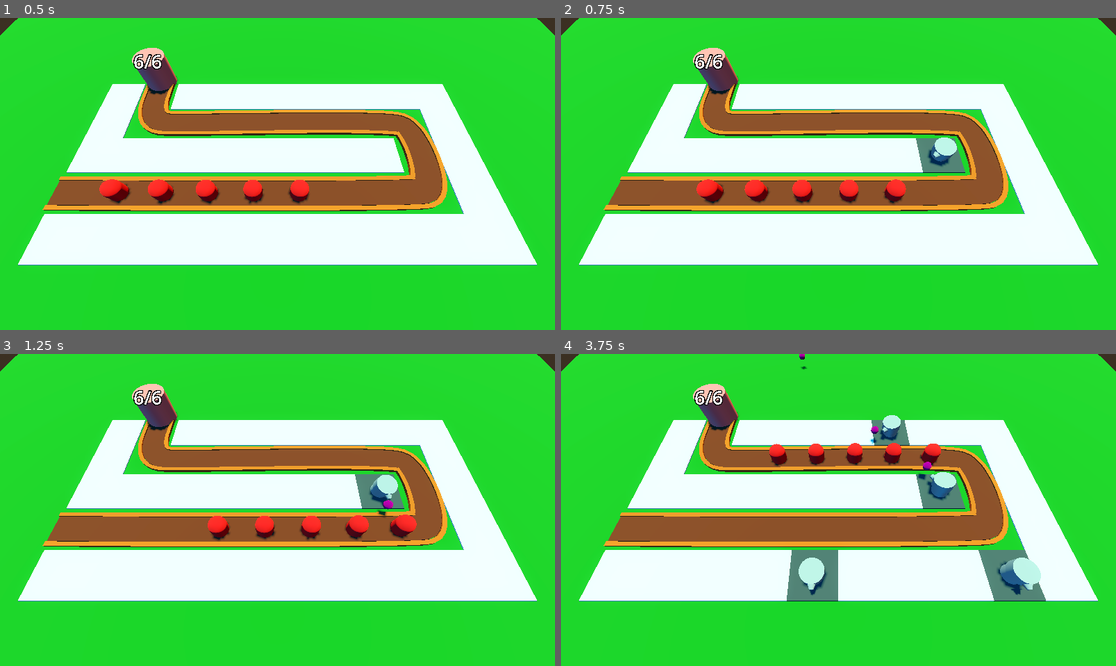
Above: before the commit, frames 1-4 (two rows, left to right).
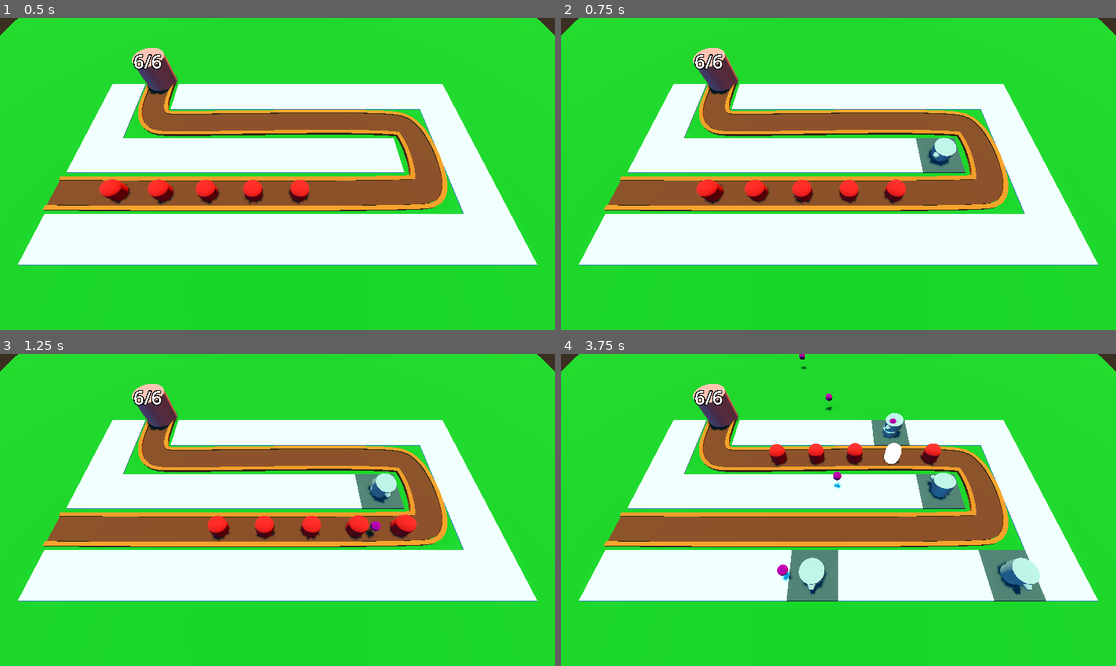
Above: after the commit, the same moments.

Repository: SirBarbecuedWaffle/barbarianBlaster
Game: Godot game, scene res://world/node_3d.tscn
Same seed, same stepped clock (60 frames per second), same inputs: the game is played once before the commit and once after it.
Inputs (mouse positions are in pixels of both pictures, inside the frame that each line leads up to):
- Up to frame 1 (0.5 s): no input
- Up to frame 2 (0.75 s): move the mouse to (960, 158) at 0.52 s; click (960, 158) at 0.6 s
- Up to frame 3 (1.25 s): no input
- Up to frame 4 (3.75 s): move the mouse to (727, 525) at 1.27 s; click (727, 525) at 1.35 s; move the mouse to (894, 441) at 2.02 s; click (894, 441) at 2.1 s; move the mouse to (810, 572) at 2.77 s; click (810, 572) at 2.85 s; move the mouse to (1005, 556) at 3.52 s; click (1005, 556) at 3.6 s

Frame 1 is identical in both runs. In frame 2, less than 0.1% of the frame differs, in the area x 66-72%, y 38-46%; in frame 3, 0.3%; in frame 4, 0.7%, in the area x 38-87%, y 12-78%.

Commit message:
enemy hurt animation and turret fire animation

Diff:
--- a/barbarian-blaster/enemy/enemy.gd
+++ b/barbarian-blaster/enemy/enemy.gd
@@ -2,8 +2,11 @@
 class_name Enemy
 ##speed in m/s for the enemy
 @export var speed:=1.0
-var health:int:
+@onready var animation_player: AnimationPlayer = $AnimationPlayer
+var health:int = 50:
 	set(new_health):
+		if health>new_health:
+			animation_player.play("hurt")
 		health=new_health
 		if health<1:
 			queue_free()
@@ -11,7 +14,7 @@
 @onready var base : Base = get_tree().get_first_node_in_group("base")
 # Called when the node enters the scene tree for the first time.
 func _ready() -> void:
-	health=max_health
+	pass
 
 
 # Called every frame. 'delta' is the elapsed time since the previous frame.
--- a/barbarian-blaster/enemy/enemy.tscn
+++ b/barbarian-blaster/enemy/enemy.tscn
@@ -10,9 +10,51 @@
 radius = 1.0
 height = 3.0
 
+[sub_resource type="StandardMaterial3D" id="StandardMaterial3D_ofsxj"]
+no_depth_test = true
+shading_mode = 0
+
 [sub_resource type="CapsuleShape3D" id="CapsuleShape3D_2mvqj"]
 radius = 1.0063477
 height = 3.0220337
+
+[sub_resource type="Animation" id="Animation_2mvqj"]
+resource_name = "hurt"
+length = 0.1
+step = 0.01
+tracks/0/type = "value"
+tracks/0/imported = false
+tracks/0/enabled = true
+tracks/0/path = NodePath("hurtHighlight:visible")
+tracks/0/interp = 1
+tracks/0/loop_wrap = true
+tracks/0/keys = {
+"times": PackedFloat32Array(0, 0.10000001),
+"transitions": PackedFloat32Array(1, 1),
+"update": 1,
+"values": [true, false]
+}
+
+[sub_resource type="Animation" id="Animation_ppra6"]
+length = 0.001
+tracks/0/type = "value"
+tracks/0/imported = false
+tracks/0/enabled = true
+tracks/0/path = NodePath("hurtHighlight:visible")
+tracks/0/interp = 1
+tracks/0/loop_wrap = true
+tracks/0/keys = {
+"times": PackedFloat32Array(0),
+"transitions": PackedFloat32Array(1),
+"update": 1,
+"values": [false]
+}
+
+[sub_resource type="AnimationLibrary" id="AnimationLibrary_ofsxj"]
+_data = {
+&"RESET": SubResource("Animation_ppra6"),
+&"hurt": SubResource("Animation_2mvqj")
+}
 
 [node name="enemy" type="PathFollow3D"]
 transform = Transform3D(-0.011944411, 1.419912e-06, -0.99992865, -5.684342e-14, 1, 1.4200133e-06, 0.99992865, 1.696128e-08, -0.011944411, 0, 0, 0)
@@ -22,8 +64,19 @@
 transform = Transform3D(1, 0, 0, 3.5527137e-15, 1, -2.5673907e-15, 0, -2.5673907e-15, 1, -1.1776975e-13, 1.962715, 2.7870813e-06)
 mesh = SubResource("CapsuleMesh_dn5bg")
 
+[node name="hurtHighlight" type="MeshInstance3D" parent="."]
+transform = Transform3D(1, 0, 0, 3.5527137e-15, 1, -2.5673907e-15, 0, -2.5673907e-15, 1, -1.1776975e-13, 1.962715, 2.7870813e-06)
+visible = false
+mesh = SubResource("CapsuleMesh_dn5bg")
+surface_material_override/0 = SubResource("StandardMaterial3D_ofsxj")
+
 [node name="enemyArea3D" type="Area3D" parent="." groups=["enemy_area"]]
 
 [node name="CollisionShape3D" type="CollisionShape3D" parent="enemyArea3D"]
 transform = Transform3D(1, 0, 0, 3.3217873e-13, 1, -2.5673907e-15, 0, -2.5673907e-15, 1, -1.1568524e-13, 1.960763, 2.576345e-06)
 shape = SubResource("CapsuleShape3D_2mvqj")
+
+[node name="AnimationPlayer" type="AnimationPlayer" parent="."]
+libraries = {
+&"": SubResource("AnimationLibrary_ofsxj")
+}
--- a/barbarian-blaster/projectile/projectile.gd
+++ b/barbarian-blaster/projectile/projectile.gd
@@ -1,5 +1,5 @@
 extends Area3D
-@export var speed :=30.0
+@export var speed :=50.0
 var direction=Vector3.FORWARD
 func _physics_process(delta: float) -> void:
 	direction.y=0
--- a/barbarian-blaster/projectile/projectile.tscn
+++ b/barbarian-blaster/projectile/projectile.tscn
@@ -15,6 +15,7 @@
 [node name="Projectile" type="Area3D"]
 top_level = true
 script = ExtResource("1_6aa83")
+speed = 30.0
 
 [node name="MeshInstance3D" type="MeshInstance3D" parent="."]
 mesh = SubResource("SphereMesh_6aa83")
--- a/barbarian-blaster/turret/turret.gd
+++ b/barbarian-blaster/turret/turret.gd
@@ -3,13 +3,18 @@
 @export var enemyPath : Path3D
 var target : Node3D
 @export var range:=10.0
+@onready var animation_player: AnimationPlayer = $AnimationPlayer
+@onready var turret_base: MeshInstance3D = $turretBase
 
 func _physics_process(delta: float) -> void:
 	target=find_best_target()
 	if target is Enemy:
 		look_at(target.global_position,Vector3.UP,true)
+	turret_base.rotation.z=0
+	turret_base.rotation.x=0
 func _on_timer_timeout() -> void:
 	if target!=null:
+		animation_player.play("fire")
 		var shotproj=proj.instantiate()
 		add_child(shotproj)
 		shotproj.global_position=global_position
--- a/barbarian-blaster/turret/turret.tscn
+++ b/barbarian-blaster/turret/turret.tscn
@@ -1,9 +1,9 @@
-[gd_scene load_steps=5 format=3 uid="uid://cr6t7alfx8jhy"]
+[gd_scene load_steps=8 format=3 uid="uid://cr6t7alfx8jhy"]
 
 [ext_resource type="Script" uid="uid://ktiefksict5w" path="res://turret/turret.gd" id="1_vfthy"]
 
 [sub_resource type="CylinderMesh" id="CylinderMesh_pweg5"]
-height = 1.0
+height = 0.5
 
 [sub_resource type="CylinderMesh" id="CylinderMesh_vfthy"]
 top_radius = 0.6
@@ -15,15 +15,52 @@
 bottom_radius = 0.2
 height = 0.25
 
+[sub_resource type="Animation" id="Animation_vfthy"]
+resource_name = "fire"
+length = 0.3
+tracks/0/type = "value"
+tracks/0/imported = false
+tracks/0/enabled = true
+tracks/0/path = NodePath("turretBase/turretTop:position:z")
+tracks/0/interp = 1
+tracks/0/loop_wrap = true
+tracks/0/keys = {
+"times": PackedFloat32Array(0, 0.3),
+"transitions": PackedFloat32Array(1, 1),
+"update": 0,
+"values": [-0.3, 0.0]
+}
+
+[sub_resource type="Animation" id="Animation_2876l"]
+length = 0.001
+tracks/0/type = "value"
+tracks/0/imported = false
+tracks/0/enabled = true
+tracks/0/path = NodePath("turretBase/turretTop:position:z")
+tracks/0/interp = 1
+tracks/0/loop_wrap = true
+tracks/0/keys = {
+"times": PackedFloat32Array(0),
+"transitions": PackedFloat32Array(1),
+"update": 1,
+"values": [0.0]
+}
+
+[sub_resource type="AnimationLibrary" id="AnimationLibrary_1p48p"]
+_data = {
+&"RESET": SubResource("Animation_2876l"),
+&"fire": SubResource("Animation_vfthy")
+}
+
 [node name="Turret" type="Node3D"]
 script = ExtResource("1_vfthy")
 
 [node name="turretBase" type="MeshInstance3D" parent="."]
-transform = Transform3D(2, 0, 0, 0, 2, 0, 0, 0, 2, 0, 1, 0)
+transform = Transform3D(2, 0, 0, 0, 2, 0, 0, 0, 2, 0, 0.5, 0)
 mesh = SubResource("CylinderMesh_pweg5")
 
 [node name="turretTop" type="MeshInstance3D" parent="turretBase"]
-transform = Transform3D(1, 0, 0, 0, 1, 0, 0, 0, 1, 0, 0.3, 0)
+transform = Transform3D(1, 0, 0, 0, 1, 0, 0, 0, 1, 0, 0.5, 0)
 mesh = SubResource("CylinderMesh_vfthy")
 
 [node name="MeshInstance3D" type="MeshInstance3D" parent="turretBase/turretTop"]
@@ -31,7 +68,12 @@
 mesh = SubResource("CylinderMesh_2876l")
 
 [node name="Timer" type="Timer" parent="."]
-wait_time = 0.5
+wait_time = 0.4
 autostart = true
 
+[node name="AnimationPlayer" type="AnimationPlayer" parent="."]
+libraries = {
+&"": SubResource("AnimationLibrary_1p48p")
+}
+
 [connection signal="timeout" from="Timer" to="." method="_on_timer_timeout"]
Not shown: 1 places in barbarian-blaster/enemy/enemy.tscn that only renumber resources
